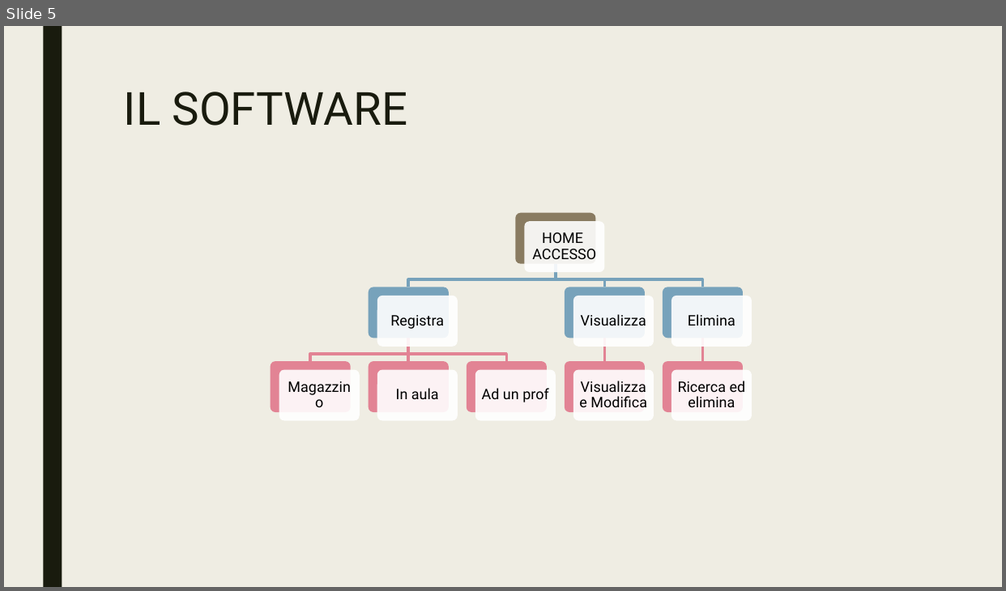
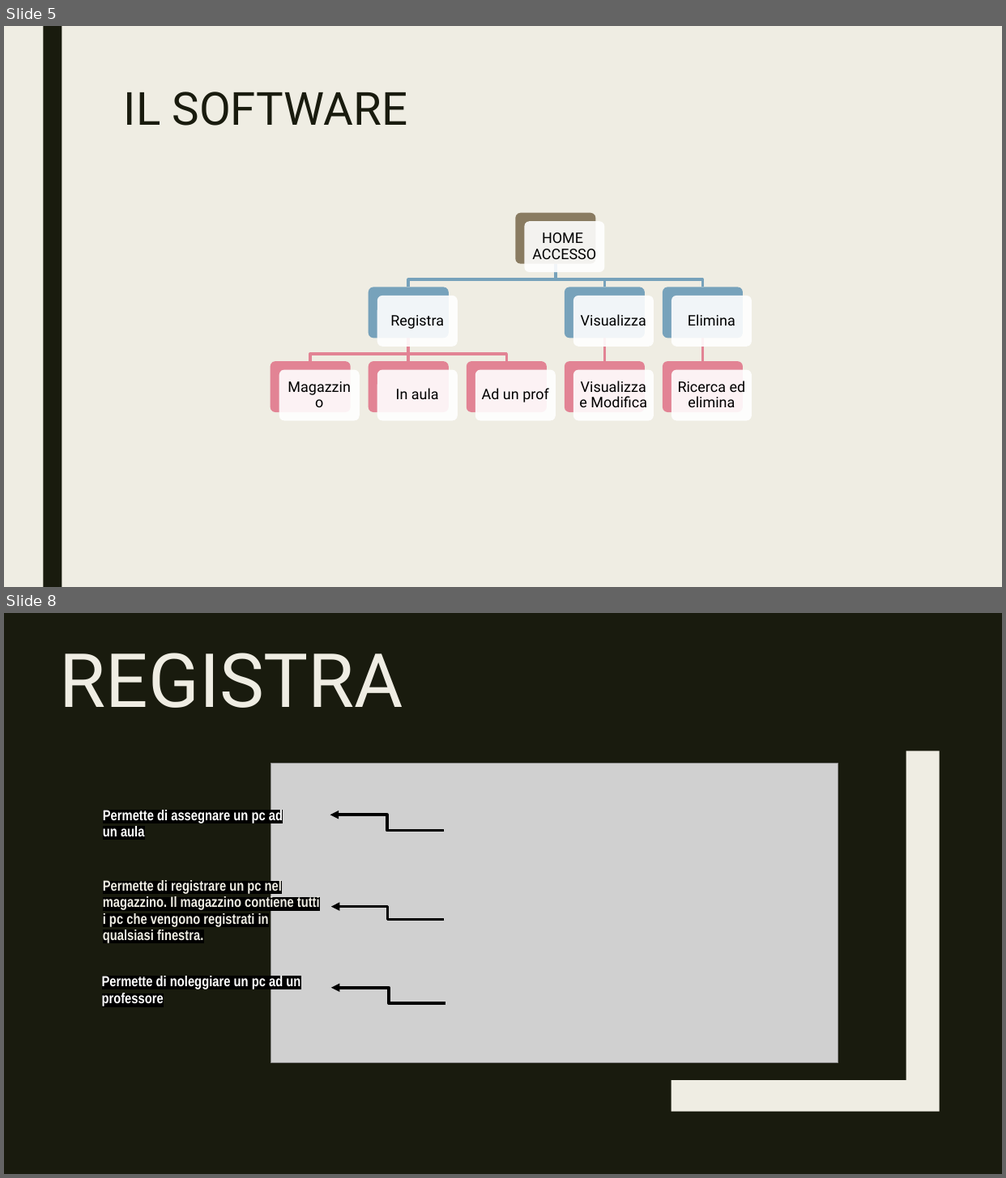
Before and after one commit to CamagniR/GestioneProgetto, a slide deck: DOCUMENTAZIONE/Presentazione GestioneProgetto.pptx. Shown one above the other, each under a label of ours: slide 5 before the commit, slides 5 and 8 after it; the slides between them are not shown. The pictures are 1006x591 and 1006x1178 pixels, drawn with LibreOffice and Linux fonts; fonts in the diff are those of the drawing; grey boxes stand for pictures. Boxes give left, top, right and bottom in pixels: in the first picture for what was removed or moved away, otherwise in the second. Text is boxed around its words. In the diff, an @@ line names an element or a change of style, - is before the commit and + after.

```diff
--- a/DOCUMENTAZIONE/Presentazione GestioneProgetto.pptx
+++ b/DOCUMENTAZIONE/Presentazione GestioneProgetto.pptx
@@ slide 8 added at [4, 613, 1002, 1174], background #191B0E @@
@@ title added at [60, 653, 403, 708], 72 pt, text #EFEDE3 @@
+REGISTRA
@@ freeform shape added at [671, 751, 940, 1112], fill #EFEDE3 @@
@@ picture added at [271, 764, 839, 1063] @@
@@ text added at [103, 809, 283, 837], 14 pt, text #FFFFFF, bold @@
+Permette di assegnare un pc ad un aula
@@ elbow arrow added from (444, 831) to (330, 815), #000000 2.75 pt @@
@@ text added at [103, 879, 320, 943], 14 pt, text #EFEDE3, bold @@
+Permette di registrare un pc nel magazzino. Il magazzino contiene tutti i pc che vengono registrati in qualsiasi finestra.
@@ elbow arrow added from (444, 920) to (331, 906), #000000 2.75 pt @@
@@ text added at [102, 975, 300, 1007], 14 pt, text #FFFFFF, bold @@
+Permette di noleggiare un pc ad un professore
@@ elbow arrow added from (445, 1003) to (331, 988), #000000 2.75 pt @@
```
Also in this commit, not shown: 5 other slides added, 2 slides removed, 13 other files.
